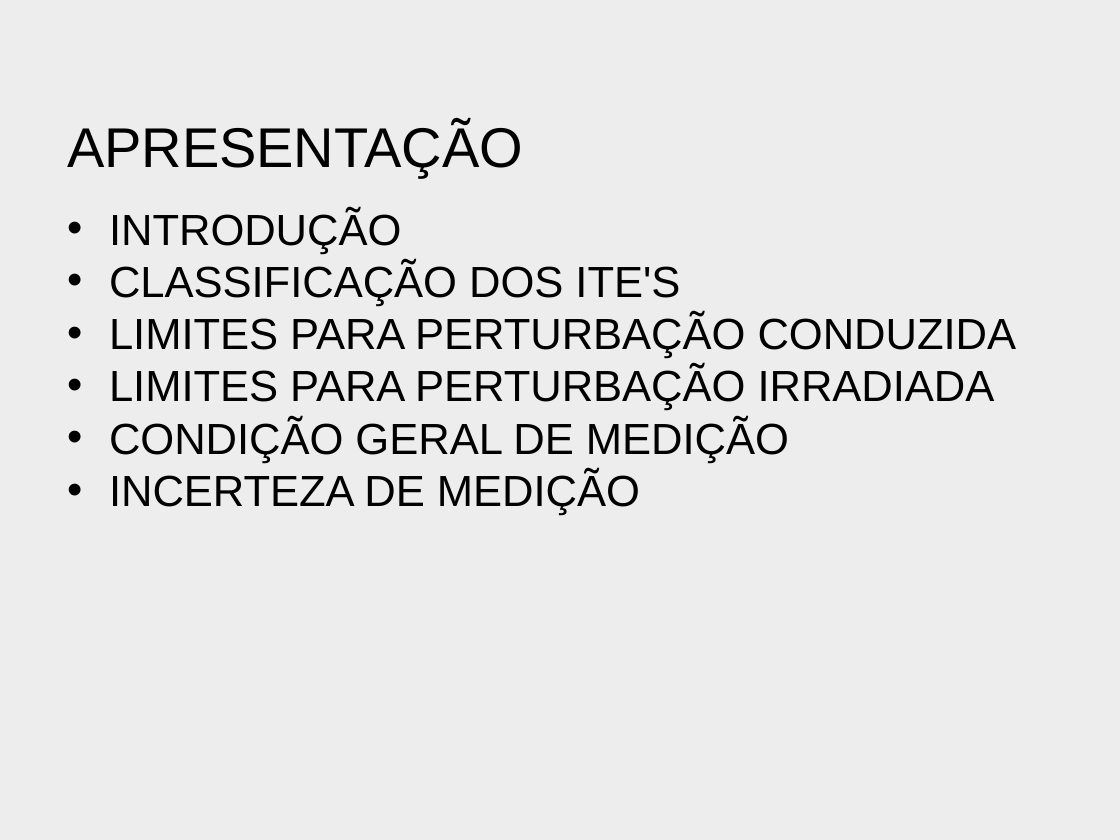
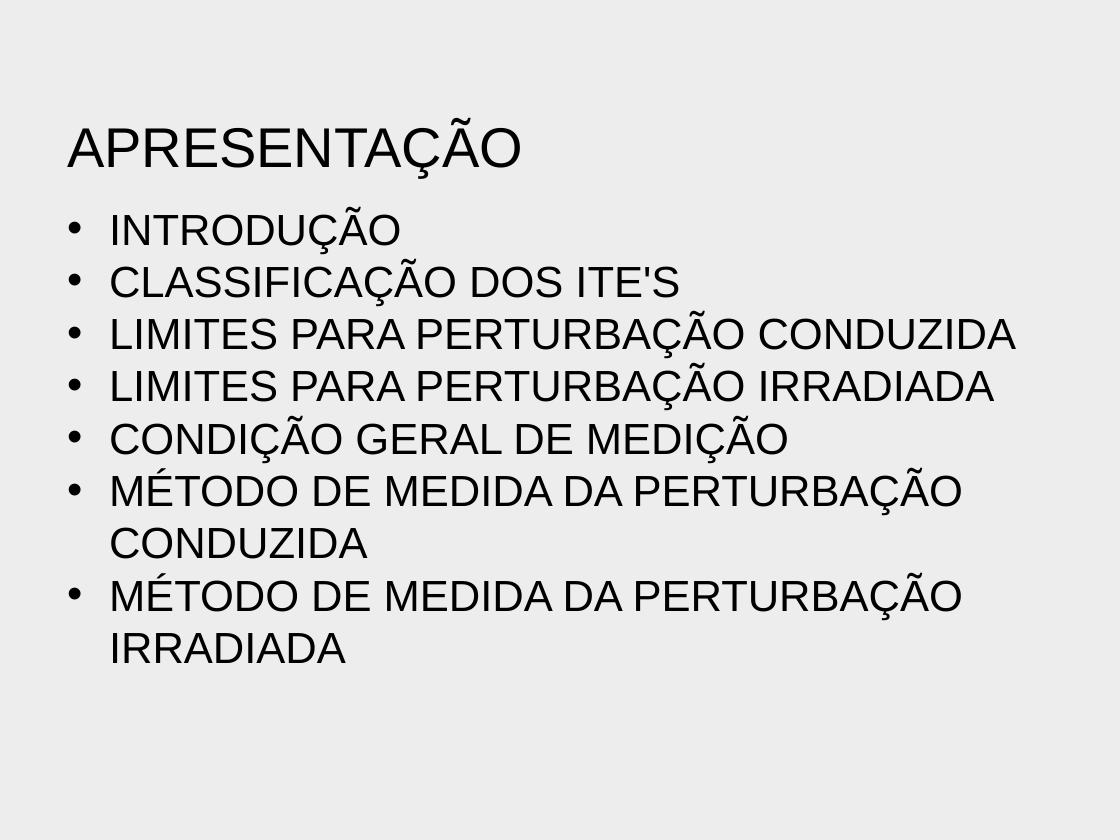
Before and after one commit to bengelbert/ifsc, a slide deck: slide 2 of cem_20308/docs/cispr22.pptx. Drawn at 1120x840 pixels with LibreOffice and Linux fonts; fonts in the diff are those of the drawing; background and template pictures are left out. Boxes give left, top, right and bottom in pixels: in the first picture for what was removed or moved away, otherwise in the second. Text is boxed around its words. In the diff, an @@ line names an element or a change of style, - is before the commit and + after.

```diff
--- a/cem_20308/docs/cispr22.pptx
+++ b/cem_20308/docs/cispr22.pptx
@@ text at (109,471,963,663): text changed @@
-• INCERTEZA DE MEDIÇÃO
+• MÉTODO DE MEDIDA DA PERTURBAÇÃO CONDUZIDA
+• MÉTODO DE MEDIDA DA PERTURBAÇÃO IRRADIADA
```
Also in this commit, not shown: 1 other slide changed.
